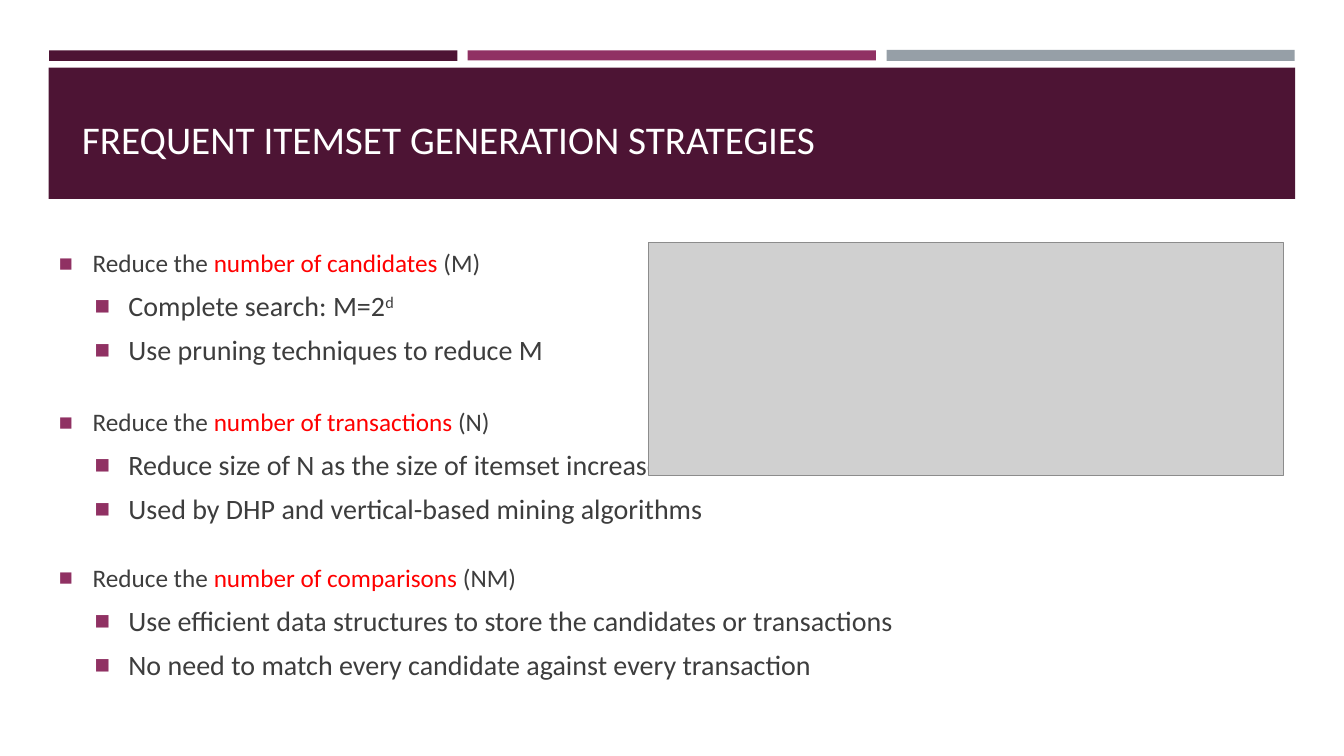
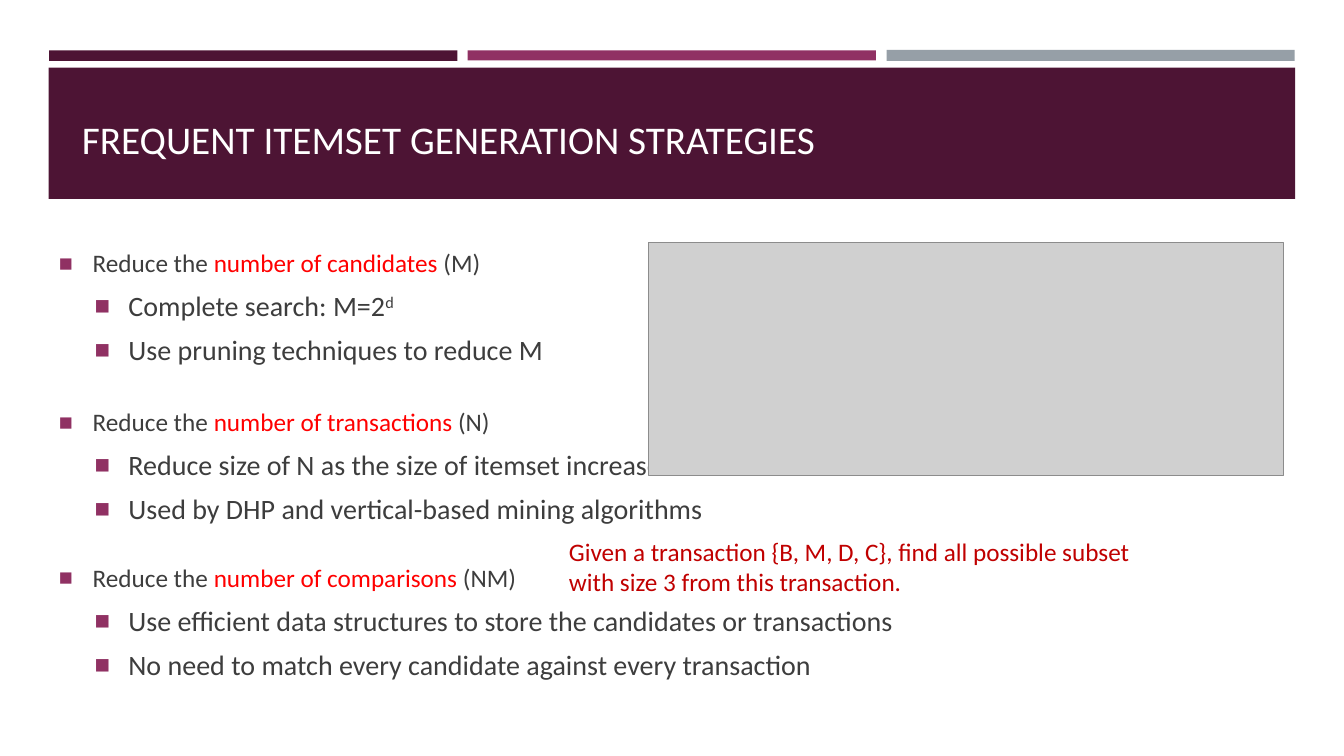
Before and after one commit to BeiyuLinCS/beiyulin.github.io, a slide deck: slide 3 of teach/fall_21/slides/ds_7.pptx. Drawn at 1344x756 pixels with LibreOffice and Linux fonts; fonts in the diff are those of the drawing; grey boxes stand for pictures. Boxes give left, top, right and bottom in pixels: in the first picture for what was removed or moved away, otherwise in the second. Text is boxed around its words. In the diff, an @@ line names an element or a change of style, - is before the commit and + after.

```diff
--- a/teach/fall_21/slides/ds_7.pptx
+++ b/teach/fall_21/slides/ds_7.pptx
@@ text added at bbox=[569, 542, 1129, 592], 18 pt, text #C00000 @@
+Given a transaction {B, M, D, C}, find all possible subset with size 3 from this transaction.
```
Also in this commit, not shown: 5 other slides changed, 1 slide added, 8 other files.
